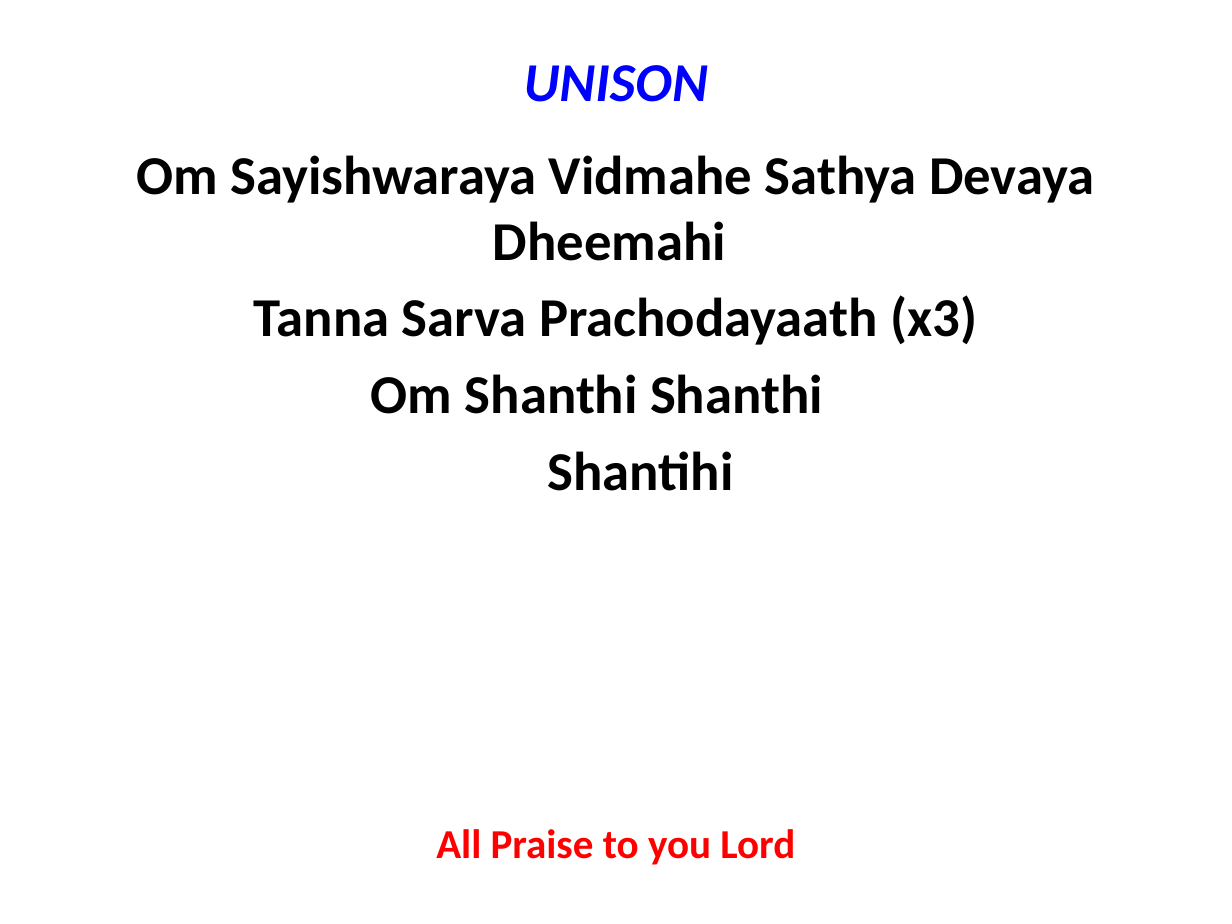
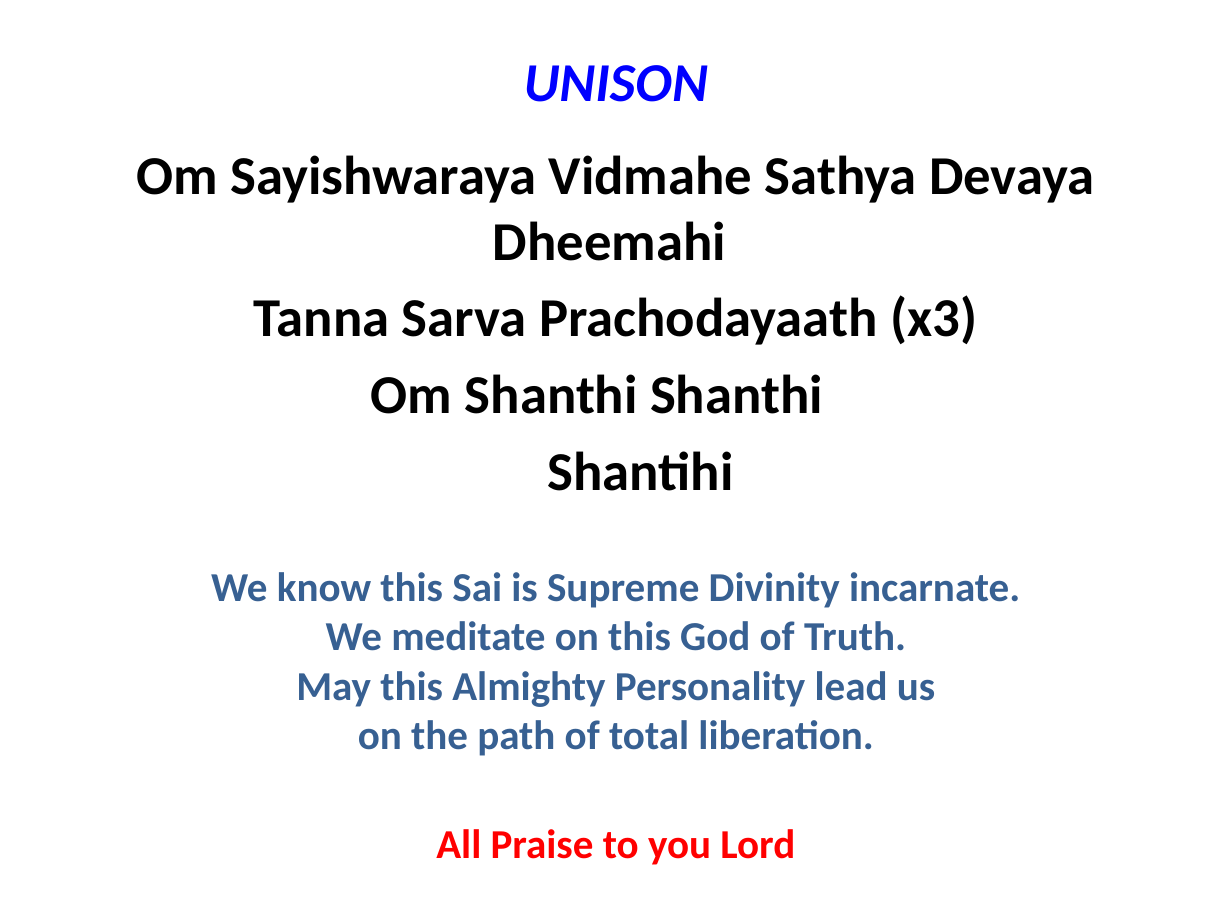
Before and after one commit to rkanadam/saibhajanmaker, a slide deck: slide 2 of WebContent/WEB-INF/suffix.pptx. Drawn at 1232x924 pixels with LibreOffice and Linux fonts; fonts in the diff are those of the drawing. Boxes give left, top, right and bottom in pixels: in the first picture for what was removed or moved away, otherwise in the second. Text is boxed around its words. In the diff, an @@ line names an element or a change of style, - is before the commit and + after.

Commit message:
Updating sai gayatri

```diff
--- a/WebContent/WEB-INF/suffix.pptx
+++ b/WebContent/WEB-INF/suffix.pptx
@@ text added at [211,572,1020,756], 24 pt, text #376092, bold @@
+We know this Sai is Supreme Divinity incarnate.
+We meditate on this God of Truth.
+May this Almighty Personality lead us
+on the path of total liberation.
```
